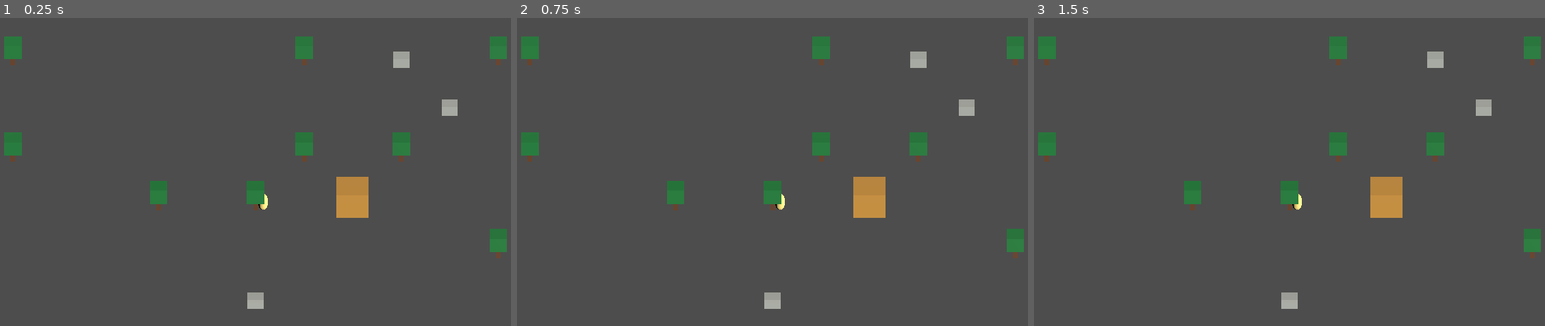
Above: before the commit, frames 1-3 (left to right).
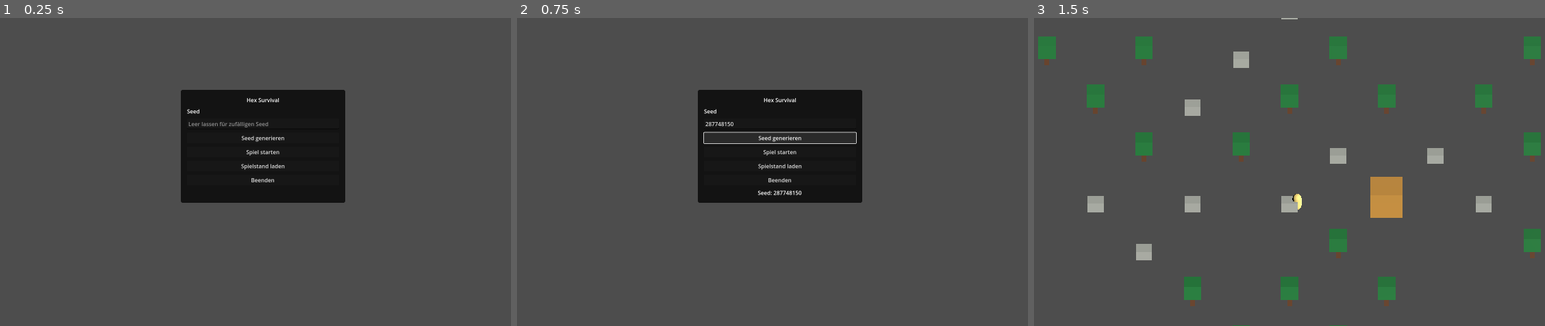
Above: after the commit, the same moments.

Repository: Ranu4922/CodexGame
Game: Godot game, scene res://scenes/Main.tscn
Same seed, same stepped clock (60 frames per second), same inputs: the game is played once before the commit and once after it.
Inputs (mouse positions are in pixels of both pictures, inside the frame that each line leads up to):
- Up to frame 1 (0.25 s): no input
- Up to frame 2 (0.75 s): click (777, 138) at 0.5 s, where only the run after the commit has a clickable "Seed generieren"
- Up to frame 3 (1.5 s): click (1294, 165) at 1.25 s, where only the run after the commit has a clickable "Spielstand laden"

The runs differ from the first frame. In frame 1, 15% of the frame differs, in the area x 0-100%, y 6-95%; in frame 2, 15%; in frame 3, 6.1%.

Commit message:
Add start menu seed and load flow

Diff:
--- a/scenes/Main.tscn
+++ b/scenes/Main.tscn
@@ -1,5 +1,6 @@
-[gd_scene load_steps=4 format=3 uid="uid://d2mvphexmain"]
+[gd_scene load_steps=5 format=3 uid="uid://d2mvphexmain"]
 
+[ext_resource type="PackedScene" path="res://scenes/StartMenu.tscn" id="1_start_menu"]
 [ext_resource type="PackedScene" path="res://scenes/PlayerWorld.tscn" id="1_player_world"]
 [ext_resource type="PackedScene" path="res://scenes/SettlementManagementView.tscn" id="1_settlement_management_view"]
 [ext_resource type="Script" path="res://scripts/main.gd" id="2_main_script"]
@@ -7,6 +8,8 @@
 [node name="Main" type="Node"]
 script = ExtResource("2_main_script")
 
+[node name="StartMenu" parent="." instance=ExtResource("1_start_menu")]
+
 [node name="PlayerWorld" parent="." instance=ExtResource("1_player_world")]
 
 [node name="SettlementManagementView" parent="." instance=ExtResource("1_settlement_management_view")]
--- /dev/null
+++ b/scenes/StartMenu.tscn
@@ -0,0 +1,70 @@
+[gd_scene load_steps=3 format=3 uid="uid://cxjqqswc5x7ho"]
+
+[ext_resource type="Script" path="res://scripts/start_menu.gd" id="1_start_menu_script"]
+
+[sub_resource type="StyleBoxFlat" id="StyleBoxFlat_panel"]
+bg_color = Color(0.04, 0.04, 0.04, 0.86)
+corner_radius_top_left = 6
+corner_radius_top_right = 6
+corner_radius_bottom_right = 6
+corner_radius_bottom_left = 6
+content_margin_left = 18.0
+content_margin_top = 18.0
+content_margin_right = 18.0
+content_margin_bottom = 18.0
+
+[node name="StartMenu" type="Control"]
+layout_mode = 3
+anchors_preset = 15
+anchor_right = 1.0
+anchor_bottom = 1.0
+grow_horizontal = 2
+grow_vertical = 2
+script = ExtResource("1_start_menu_script")
+
+[node name="PanelContainer" type="PanelContainer" parent="."]
+layout_mode = 0
+offset_left = 560.0
+offset_top = 210.0
+offset_right = 1040.0
+offset_bottom = 510.0
+theme_override_styles/panel = SubResource("StyleBoxFlat_panel")
+
+[node name="VBoxContainer" type="VBoxContainer" parent="PanelContainer"]
+layout_mode = 2
+theme_override_constants/separation = 10
+
+[node name="TitleLabel" type="Label" parent="PanelContainer/VBoxContainer"]
+layout_mode = 2
+text = "Hex Survival"
+horizontal_alignment = 1
+
+[node name="SeedLabel" type="Label" parent="PanelContainer/VBoxContainer"]
+layout_mode = 2
+text = "Seed"
+
+[node name="SeedInput" type="LineEdit" parent="PanelContainer/VBoxContainer"]
+layout_mode = 2
+placeholder_text = "Leer lassen für zufälligen Seed"
+
+[node name="GenerateSeedButton" type="Button" parent="PanelContainer/VBoxContainer"]
+layout_mode = 2
+text = "Seed generieren"
+
+[node name="StartGameButton" type="Button" parent="PanelContainer/VBoxContainer"]
+layout_mode = 2
+text = "Spiel starten"
+
+[node name="LoadGameButton" type="Button" parent="PanelContainer/VBoxContainer"]
+layout_mode = 2
+text = "Spielstand laden"
+
+[node name="QuitButton" type="Button" parent="PanelContainer/VBoxContainer"]
+layout_mode = 2
+text = "Beenden"
+
+[node name="MessageLabel" type="Label" parent="PanelContainer/VBoxContainer"]
+layout_mode = 2
+text = ""
+horizontal_alignment = 1
+autowrap_mode = 2
--- a/scripts/main.gd
+++ b/scripts/main.gd
@@ -5,6 +5,7 @@
 # Main starts in the first player world prototype and opens the settlement
 # management view when the player interacts with the village center.
 
+@onready var start_menu: Control = $StartMenu
 @onready var player_world: Node = $PlayerWorld
 @onready var settlement_management_view: Node = $SettlementManagementView
 
@@ -16,12 +17,59 @@
 	player_world.call("set_world_data", world_data)
 	settlement_management_view.call("set_world_data", world_data)
 	settlement_management_view.call("reset_settlement_ui_state")
-	player_world.call("refresh_world_visuals")
-	player_world.call("set_active", true)
+	player_world.call("set_active", false)
+	player_world.process_mode = Node.PROCESS_MODE_DISABLED
 	settlement_management_view.visible = false
 	settlement_management_view.process_mode = Node.PROCESS_MODE_DISABLED
+	start_menu.visible = true
+	start_menu.connect("new_game_requested", Callable(self, "_on_new_game_requested"))
+	start_menu.connect("load_game_requested", Callable(self, "_on_load_game_requested"))
+	start_menu.connect("quit_requested", Callable(self, "_on_quit_requested"))
 	player_world.connect("settlement_management_requested", Callable(self, "_open_settlement_management_view"))
 	settlement_management_view.connect("management_exit_requested", Callable(self, "_open_player_world"))
+
+
+func _on_new_game_requested(seed_text: String) -> void:
+	var seed: int = _resolve_seed(seed_text)
+	_start_new_game(seed)
+	start_menu.call("set_message", "Seed: %d" % seed)
+
+
+func _on_load_game_requested() -> void:
+	var save_controller: Node = settlement_management_view.get_node("SaveGameController")
+	if not bool(save_controller.call("has_save_game")):
+		start_menu.call("set_message", "Kein Spielstand gefunden.")
+		return
+	var loaded: bool = bool(save_controller.call("load_game"))
+	if not loaded:
+		start_menu.call("set_message", "Spielstand konnte nicht geladen werden.")
+		return
+	_open_player_world_from_menu()
+
+
+func _on_quit_requested() -> void:
+	get_tree().quit()
+
+
+func _start_new_game(seed: int) -> void:
+	var hex_grid: Node = settlement_management_view.get_node("HexGrid")
+	var world_generation_controller: Node = settlement_management_view.get_node("WorldGenerationController")
+	hex_grid.set("generation_seed", seed)
+	world_generation_controller.call("_regenerate_current_world")
+	settlement_management_view.call("reset_settlement_ui_state")
+	settlement_management_view.call("sync_world_data")
+	_open_player_world_from_menu()
+
+
+func _open_player_world_from_menu() -> void:
+	start_menu.visible = false
+	settlement_management_view.call("reset_settlement_ui_state")
+	settlement_management_view.call("sync_world_data")
+	settlement_management_view.visible = false
+	settlement_management_view.process_mode = Node.PROCESS_MODE_DISABLED
+	player_world.call("refresh_world_visuals")
+	player_world.process_mode = Node.PROCESS_MODE_INHERIT
+	player_world.call("set_active", true)
 
 
 func _open_settlement_management_view() -> void:
@@ -40,3 +88,18 @@
 	settlement_management_view.process_mode = Node.PROCESS_MODE_DISABLED
 	player_world.process_mode = Node.PROCESS_MODE_INHERIT
 	player_world.call("set_active", true)
+
+
+func _resolve_seed(seed_text: String) -> int:
+	var trimmed_seed: String = seed_text.strip_edges()
+	if trimmed_seed.is_valid_int():
+		var parsed_seed: int = int(trimmed_seed)
+		if parsed_seed > 0:
+			return parsed_seed
+	return _generate_random_seed()
+
+
+func _generate_random_seed() -> int:
+	var rng: RandomNumberGenerator = RandomNumberGenerator.new()
+	rng.randomize()
+	return rng.randi_range(1, 2147483647)
--- a/scripts/save_game_controller.gd
+++ b/scripts/save_game_controller.gd
@@ -18,10 +18,10 @@
 		if not key_event.pressed or key_event.echo:
 			return
 		if key_event.keycode == KEY_F5:
-			save_game()
+			hex_grid.emit_signal("message_changed", "Speichern per Hotkey ist deaktiviert")
 			get_viewport().set_input_as_handled()
 		if key_event.keycode == KEY_F9:
-			load_game()
+			hex_grid.emit_signal("message_changed", "Laden nur im Startmenü")
 			get_viewport().set_input_as_handled()
 
 
@@ -38,23 +38,28 @@
 	hex_grid.emit_signal("message_changed", "Spiel gespeichert")
 
 
-func load_game() -> void:
+func has_save_game() -> bool:
+	return FileAccess.file_exists(SAVE_PATH)
+
+
+func load_game() -> bool:
 	if not FileAccess.file_exists(SAVE_PATH):
 		hex_grid.emit_signal("message_changed", "Kein Savegame gefunden")
-		return
+		return false
 	var save_file: FileAccess = FileAccess.open(SAVE_PATH, FileAccess.READ)
 	if save_file == null:
 		hex_grid.emit_signal("message_changed", "Laden fehlgeschlagen")
-		return
+		return false
 	var json_text: String = save_file.get_as_text()
 	save_file.close()
 	var parsed_data: Variant = JSON.parse_string(json_text)
 	if not (parsed_data is Dictionary):
 		hex_grid.emit_signal("message_changed", "Savegame ist ungueltig")
-		return
+		return false
 	var save_data: Dictionary = parsed_data as Dictionary
 	_apply_save_data(save_data)
 	hex_grid.emit_signal("message_changed", "Spiel geladen")
+	return true
 
 
 func _create_save_data() -> Dictionary:
--- /dev/null
+++ b/scripts/start_menu.gd
@@ -0,0 +1,44 @@
+extends Control
+
+signal new_game_requested(seed_text: String)
+signal load_game_requested
+signal quit_requested
+
+@onready var seed_input: LineEdit = $PanelContainer/VBoxContainer/SeedInput
+@onready var message_label: Label = $PanelContainer/VBoxContainer/MessageLabel
+
+
+func _ready() -> void:
+	$PanelContainer/VBoxContainer/GenerateSeedButton.pressed.connect(_on_generate_seed_button_pressed)
+	$PanelContainer/VBoxContainer/StartGameButton.pressed.connect(_on_start_game_button_pressed)
+	$PanelContainer/VBoxContainer/LoadGameButton.pressed.connect(_on_load_game_button_pressed)
+	$PanelContainer/VBoxContainer/QuitButton.pressed.connect(_on_quit_button_pressed)
+	message_label.text = ""
+
+
+func set_message(text: String) -> void:
+	message_label.text = text
+
+
+func _on_generate_seed_button_pressed() -> void:
+	var generated_seed: int = _generate_random_seed()
+	seed_input.text = str(generated_seed)
+	message_label.text = "Seed: %d" % generated_seed
+
+
+func _on_start_game_button_pressed() -> void:
+	new_game_requested.emit(seed_input.text.strip_edges())
+
+
+func _on_load_game_button_pressed() -> void:
+	load_game_requested.emit()
+
+
+func _on_quit_button_pressed() -> void:
+	quit_requested.emit()
+
+
+func _generate_random_seed() -> int:
+	var rng: RandomNumberGenerator = RandomNumberGenerator.new()
+	rng.randomize()
+	return rng.randi_range(1, 2147483647)
--- a/scripts/world_generation_controller.gd
+++ b/scripts/world_generation_controller.gd
@@ -25,7 +25,7 @@
 	if event is InputEventKey:
 		var key_event: InputEventKey = event as InputEventKey
 		if key_event.pressed and not key_event.echo and key_event.keycode == KEY_N:
-			_regenerate_with_random_seed()
+			hex_grid.emit_signal("message_changed", "Neuer Seed nur im Startmenü")
 			get_viewport().set_input_as_handled()
 
 
